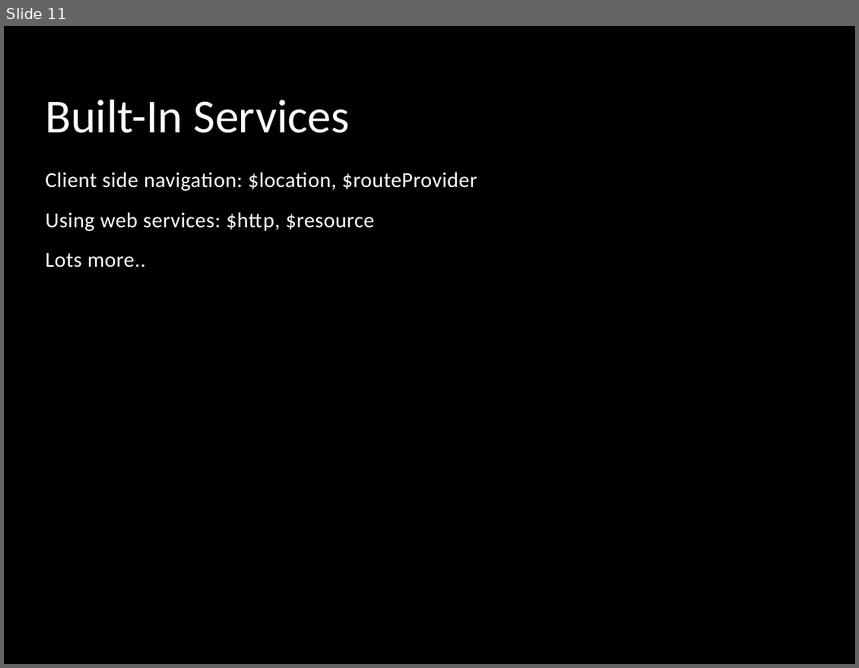
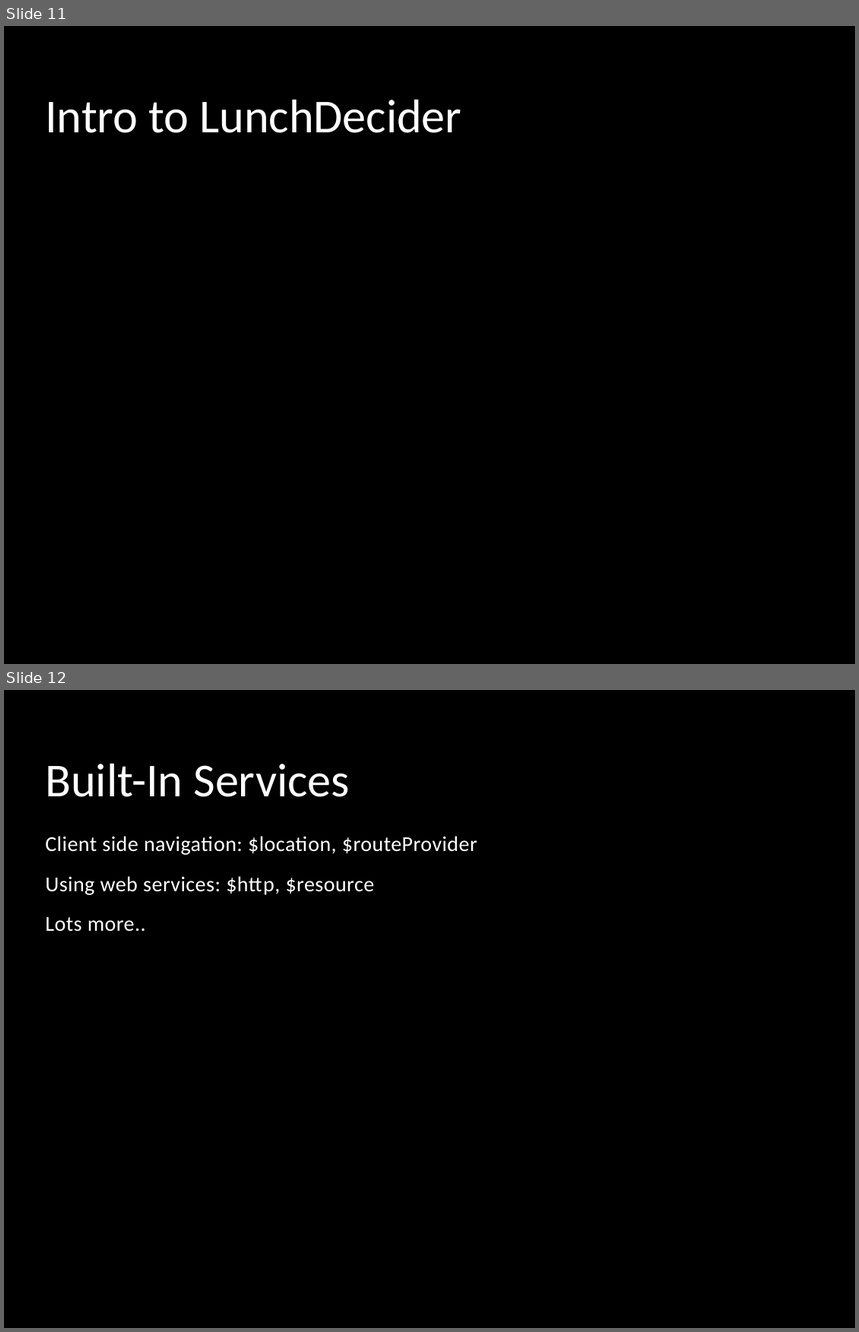
Before and after one commit to kevinkemp/Presentations, a slide deck: angularjs/AngularJS.pptx. Shown one above the other, each under a label of ours: slide 11 before the commit, slides 11 and 12 after it. The pictures are 859x668 and 859x1332 pixels, drawn with LibreOffice and Linux fonts; fonts in the diff are those of the drawing; background and template pictures are left out. Boxes give left, top, right and bottom in pixels: in the first picture for what was removed or moved away, otherwise in the second. Text is boxed around its words. In the diff, an @@ line names an element or a change of style, - is before the commit and + after.

```diff
--- a/angularjs/AngularJS.pptx
+++ b/angularjs/AngularJS.pptx
@@ slide 11 added at (4, 26, 855, 664), background picture (left out); not listed: 1 template element that a slide beside it also shows @@
@@ title added at (45, 99, 462, 133), 40 pt, text #FFFFFF @@
+Intro to LunchDecider
@@ what was slide 11 is now slide 12 @@
```
Also in this commit, not shown: 2 slides changed.
